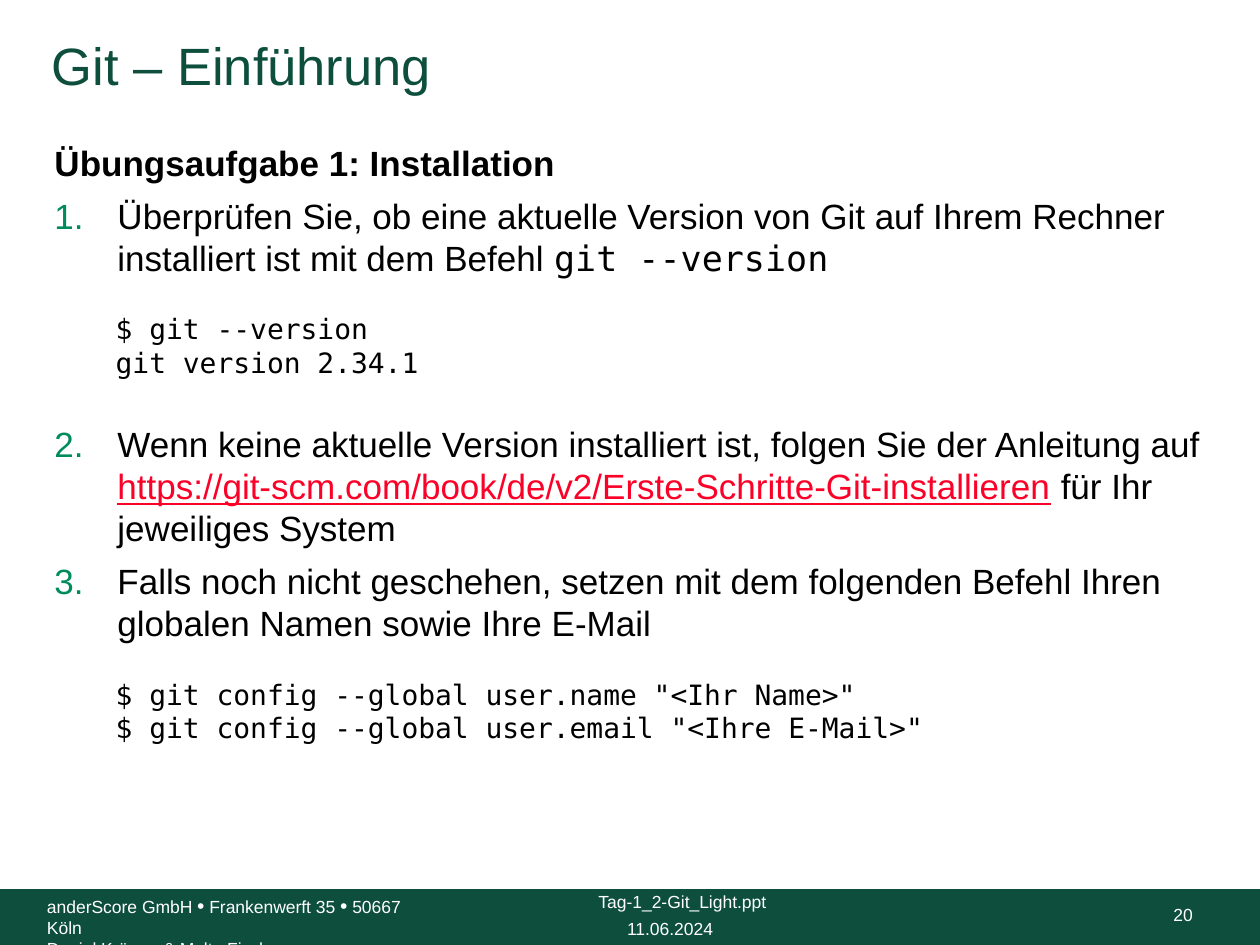
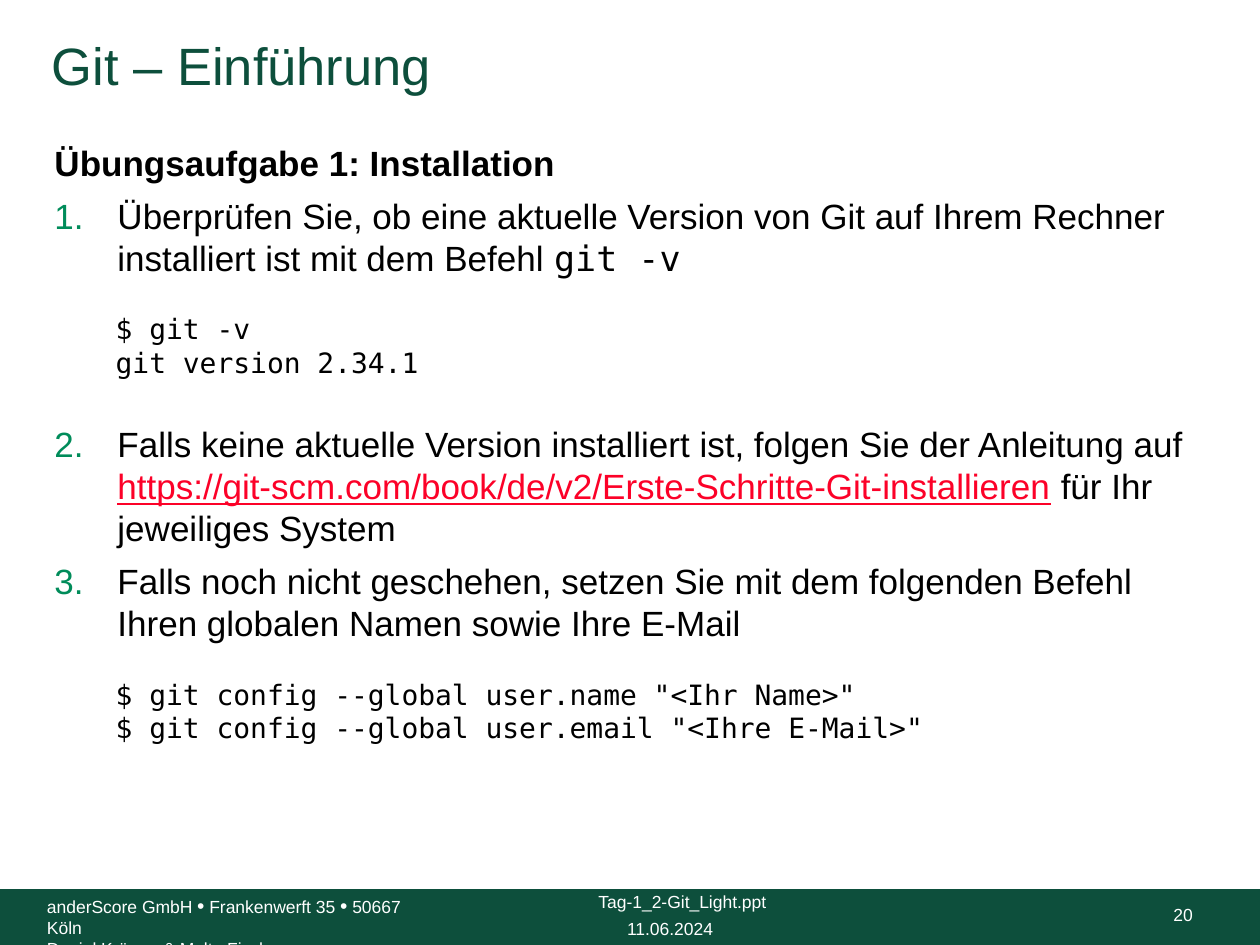
Before and after one commit to anderscore-gmbh/gitlab, a slide deck: slide 20 of slides/Tag-1_2-Git_Light.pptx. Drawn at 1260x945 pixels with LibreOffice and Linux fonts; fonts in the diff are those of the drawing; background and template pictures are left out. Boxes give left, top, right and bottom in pixels: in the first picture for what was removed or moved away, otherwise in the second. Text is boxed around its words. In the diff, an @@ line names an element or a change of style, - is before the commit and + after.

```diff
--- a/slides/Tag-1_2-Git_Light.pptx
+++ b/slides/Tag-1_2-Git_Light.pptx
@@ text at [117, 200, 1164, 345]: text changed @@
-1. Überprüfen Sie, ob eine aktuelle Version von Git auf Ihrem Rechner installiert ist mit dem Befehl git --version
-  $ git --version
+1. Überprüfen Sie, ob eine aktuelle Version von Git auf Ihrem Rechner installiert ist mit dem Befehl git -v
+  $ git -v
@@ text at [117, 431, 1183, 643]: text changed @@
-2. Wenn keine aktuelle Version installiert ist, folgen Sie der Anleitung auf https://git-scm.com/book/de/v2/Erste-Schritte-Git-installieren für Ihr jeweiliges System
-3. Falls noch nicht geschehen, setzen mit dem folgenden Befehl Ihren globalen Namen sowie Ihre E-Mail
+2. Falls keine aktuelle Version installiert ist, folgen Sie der Anleitung auf https://git-scm.com/book/de/v2/Erste-Schritte-Git-installieren für Ihr jeweiliges System
+3. Falls noch nicht geschehen, setzen Sie mit dem folgenden Befehl Ihren globalen Namen sowie Ihre E-Mail
```
Also in this commit, not shown: 41 other slides changed, 5 other files.
